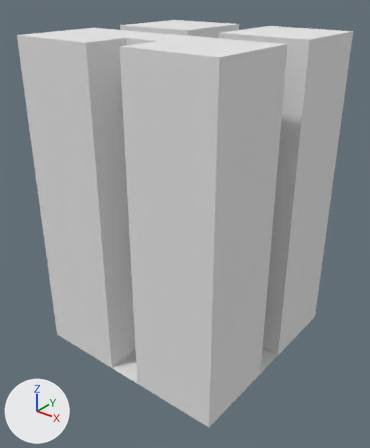
Before and after pictures for a commit that changed the OBJ model Assets/Resources/Models/Rooms-M/HallWay_3.obj.
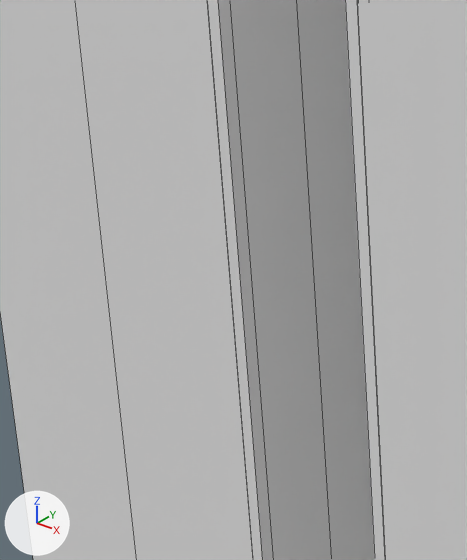
Each version appears first whole from a 50 mm lens placed at (14.06, -17.95, 17.18), pointed at (0.15, -0.56, 6.4), and next in a close-up on the part from 13% to 42% of the width and 42% to 71% of the height. Arrows for +X, +Y and +Z are at lower left; the lights stay in place. The close-ups show mesh edges as thin lines. Where no turn or scale is listed for an object, it has been applied to the vertices.

Script lines for the objects in view, before the commit:
```python
me_plane_485_plane_077 = bpy.data.meshes.new('Plane.485_Plane.077')
me_plane_485_plane_077.from_pydata(...)  # a box spanning x -5.0..-3.0, y -5.0..-3.0, z 0.0..15.0
me_plane_485_plane_077.materials.append(mat_none)  # white #e7e7e7
me_plane_491_plane_138 = bpy.data.meshes.new('Plane.491_Plane.138')
me_plane_491_plane_138.from_pydata(...)  # 85 vertices, 76 faces; spans x -1.0..1.0, y -5.0..-3.0, z 0.0..15.0
me_plane_491_plane_138.materials.append(mat_none)  # white #e7e7e7
me_plane_499_plane_093 = bpy.data.meshes.new('Plane.499_Plane.093')
me_plane_499_plane_093.from_pydata(...)  # a box spanning x -3.0..-1.0, y -5.0..-3.0, z 0.0..15.0
me_plane_499_plane_093.materials.append(mat_none)  # white #e7e7e7
ob_plane_485_plane_077 = bpy.data.objects.new('Plane.485_Plane.077', me_plane_485_plane_077)
ob_plane_485_plane_077.location = (0.0, 0.0, 0.0)
ob_plane_491_plane_138 = bpy.data.objects.new('Plane.491_Plane.138', me_plane_491_plane_138)
ob_plane_491_plane_138.location = (0.0, 0.0, 0.0)
ob_plane_499_plane_093 = bpy.data.objects.new('Plane.499_Plane.093', me_plane_499_plane_093)
ob_plane_499_plane_093.location = (0.0, 0.0, 0.0)
# also in view: 'Plane.497_Plane.091' at (2.0, -4.0, 7.5)
```
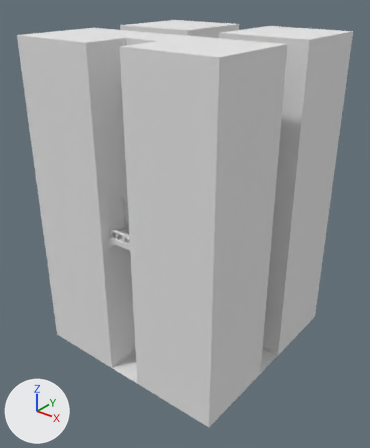
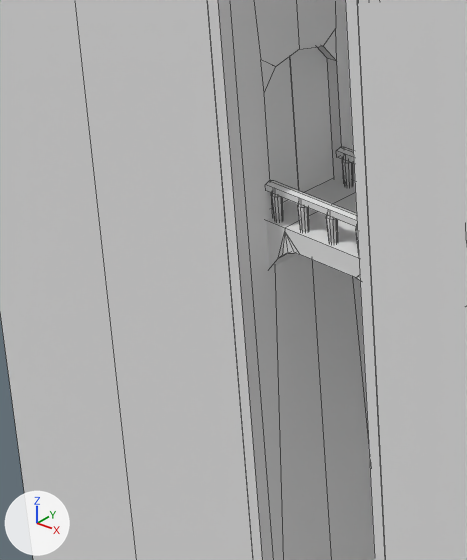
Where the change shows, as pixel boxes [x1, y1, x2, y2] in the close-ups (467 x 560 px):
part 1 of me_plane_491_plane_138, added
    after: [230, 0, 375, 560]

The change, as a list of edits to the scene's bpy script:
```text
Change me_plane_491_plane_138:
    used by ob_plane_491_plane_138; location = (0.0, 0.0, 0.0)
    remove me_plane_491_plane_138.from_pydata(...)  # 85 vertices, 76 faces; spans x -1.0..1.0, y -5.0..-3.0, z 0.0..15.0
    add me_plane_491_plane_138.from_pydata(...)  # 467 vertices, 370 faces; spans x -1.0..1.0, y -5.0..-3.0, z 0.0..15.0
    me_plane_491_plane_138 part 1: 362 vertices added at x -1.0..1.0, y -4.6..-3.4, z 6.3..8.7
    me_plane_491_plane_138 part 2: the surface is now shaded smooth
```
